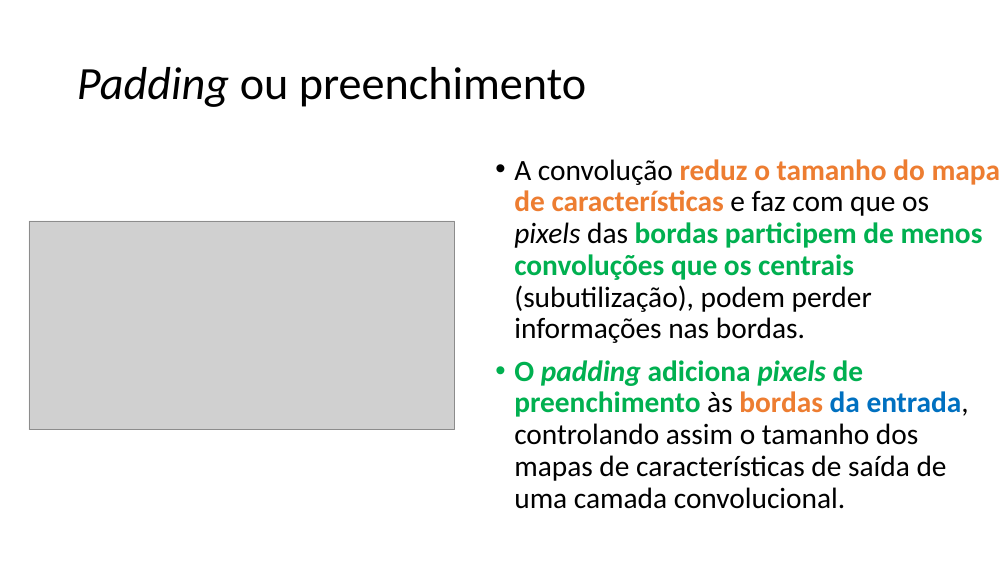
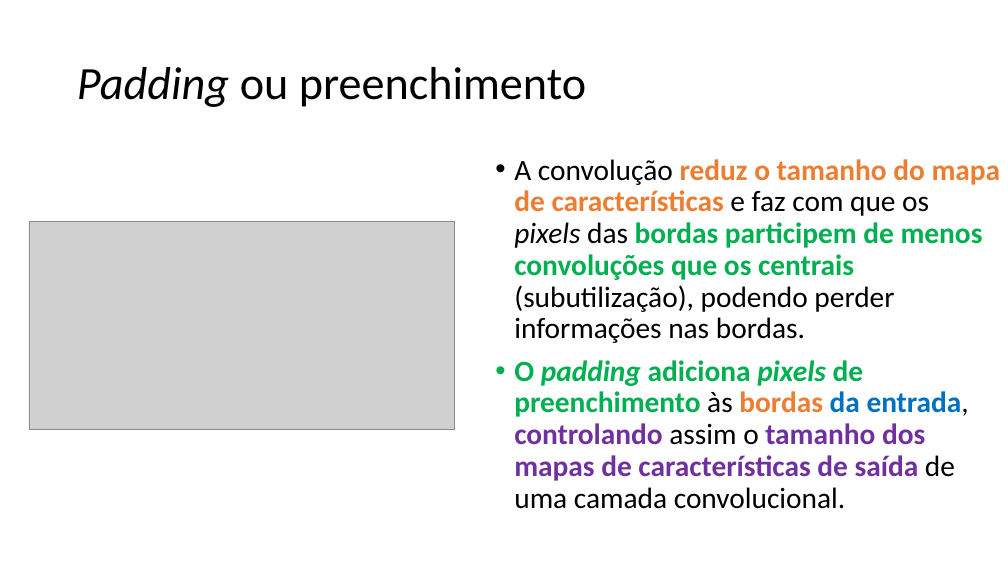
Before and after one commit to zz4fap/c24_inteligencia_artificial, a slide deck: slide 57 of slides/C24_CNN.pptx. Drawn at 1008x567 pixels with LibreOffice and Linux fonts; fonts in the diff are those of the drawing; grey boxes stand for pictures. Boxes give left, top, right and bottom in pixels: in the first picture for what was removed or moved away, otherwise in the second. Text is boxed around its words. In the diff, an @@ line names an element or a change of style, - is before the commit and + after.

Commit message:
update of slides

```diff
--- a/slides/C24_CNN.pptx
+++ b/slides/C24_CNN.pptx
@@ text at [514, 159, 1001, 343]: text changed @@
-• A convolução reduz o tamanho do mapa de características e faz com que os pixels das bordas participem de menos convoluções que os centrais (subutilização), podem perder informações nas bordas.
+• A convolução reduz o tamanho do mapa de características e faz com que os pixels das bordas participem de menos convoluções que os centrais (subutilização), podendo perder informações nas bordas.
@@ text at [514, 360, 969, 509]: text colour #000000 to #7030A0, bold on in "controlando tamanho dos mapas de características de ..." @@
```
Also in this commit, not shown: 2 other slides changed.
